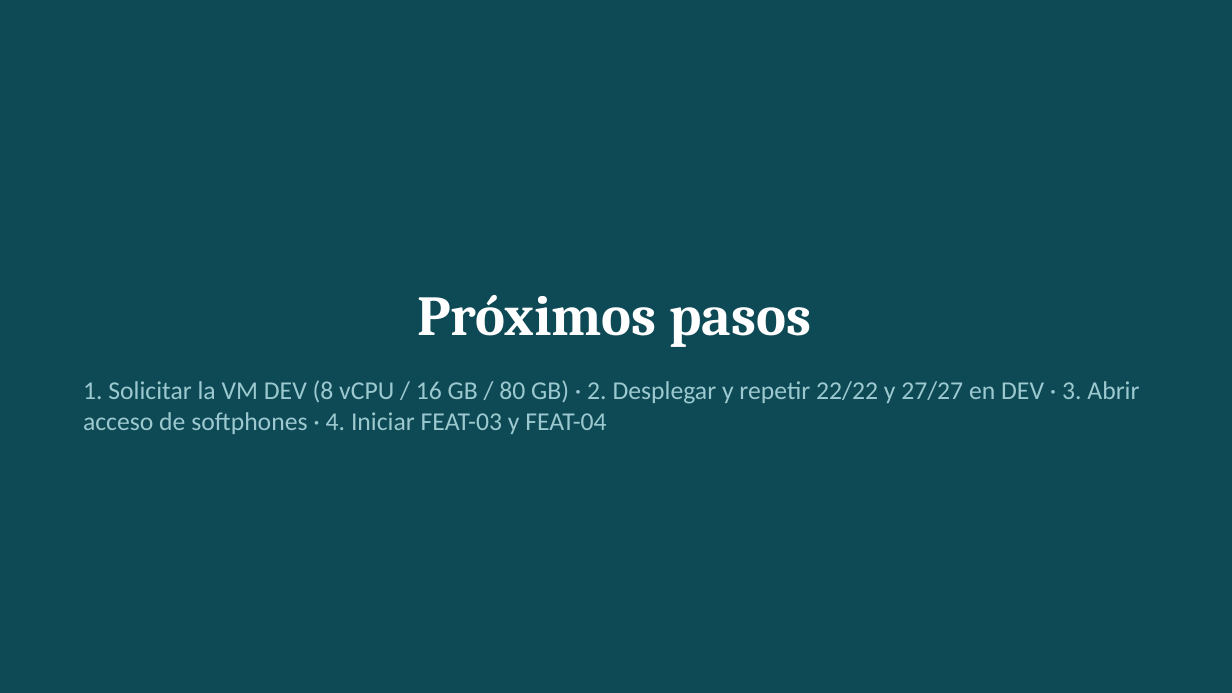
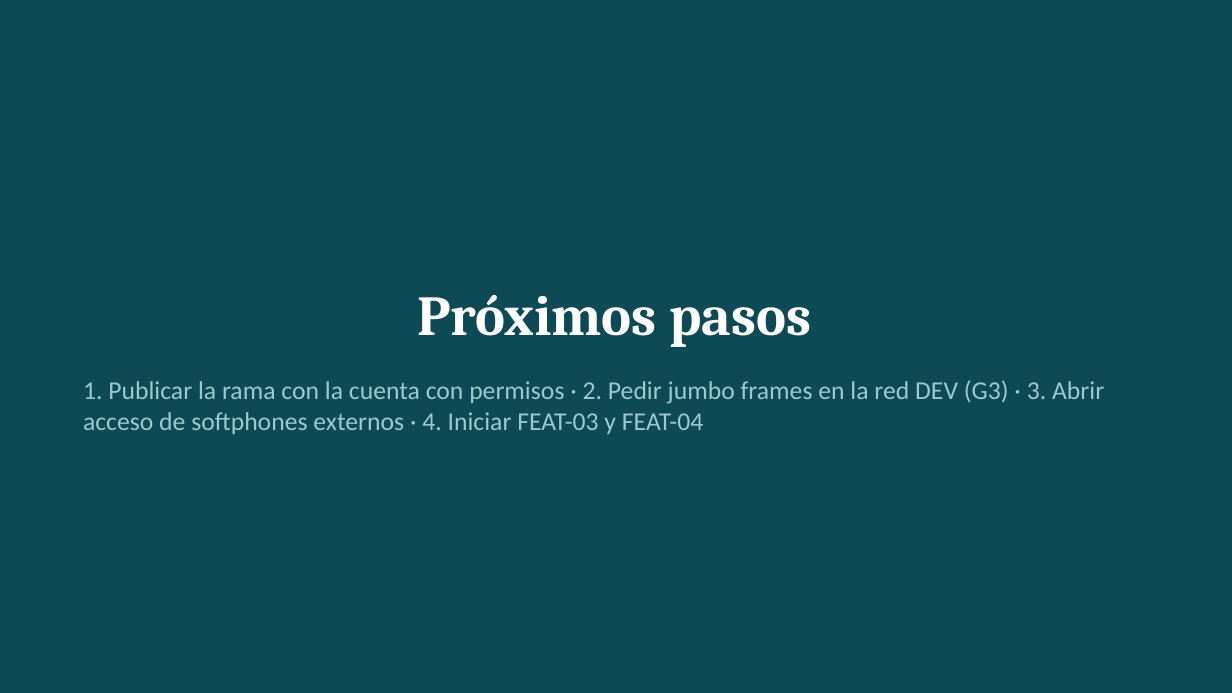
Before and after one commit to jhordyabonia/hacom-ivr, a slide deck: slide 12 of entregables-feat-02/04_presentaciones/FEAT-02_avance_PMV_ruta_DEV.pptx. Drawn at 1232x693 pixels with LibreOffice and Linux fonts; fonts in the diff are those of the drawing. Boxes give left, top, right and bottom in pixels: in the first picture for what was removed or moved away, otherwise in the second. Text is boxed around its words. In the diff, an @@ line names an element or a change of style, - is before the commit and + after.

```diff
--- a/entregables-feat-02/04_presentaciones/FEAT-02_avance_PMV_ruta_DEV.pptx
+++ b/entregables-feat-02/04_presentaciones/FEAT-02_avance_PMV_ruta_DEV.pptx
@@ text at (x1=83, y1=380, x2=1104, y2=434): text changed @@
-1. Solicitar la VM DEV (8 vCPU / 16 GB / 80 GB) · 2. Desplegar y repetir 22/22 y 27/27 en DEV · 3. Abrir acceso de softphones · 4. Iniciar FEAT-03 y FEAT-04
+1. Publicar la rama con la cuenta con permisos · 2. Pedir jumbo frames en la red DEV (G3) · 3. Abrir acceso de softphones externos · 4. Iniciar FEAT-03 y FEAT-04
```
Also in this commit, not shown: 6 other slides changed, 5 other files.
